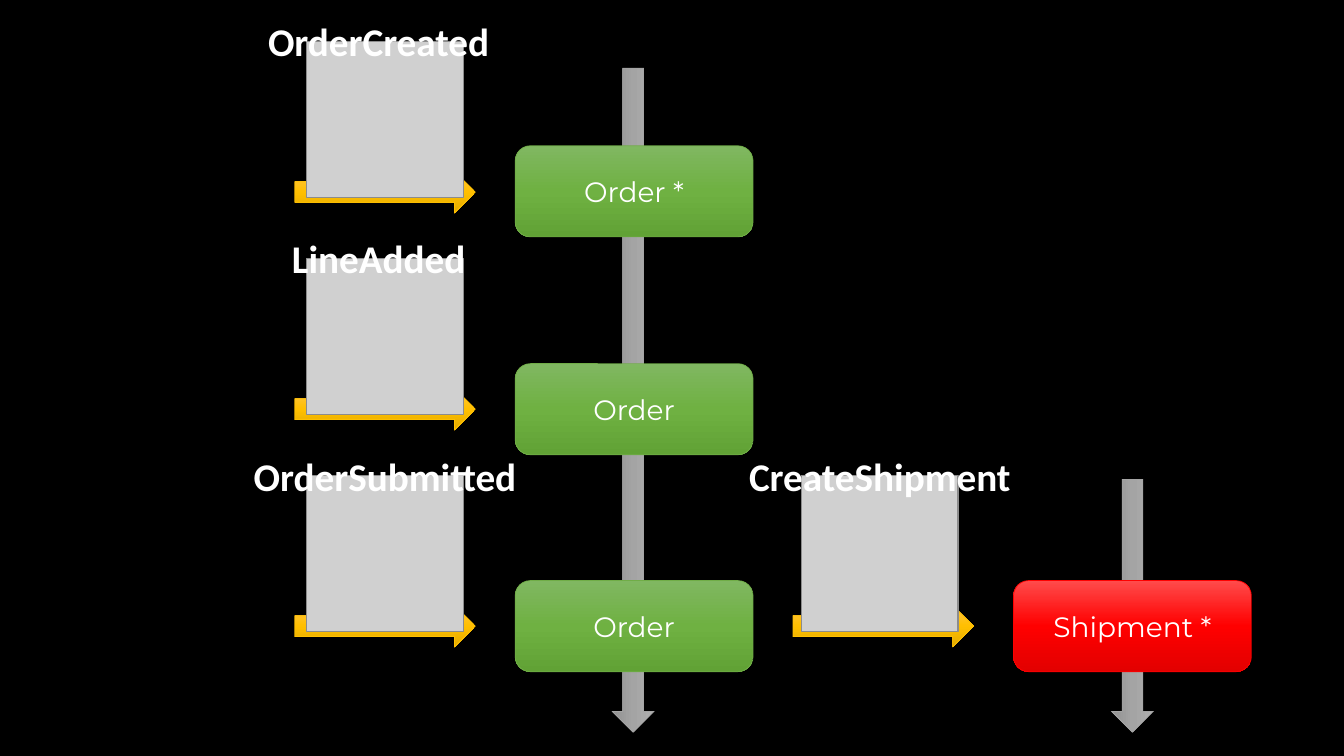
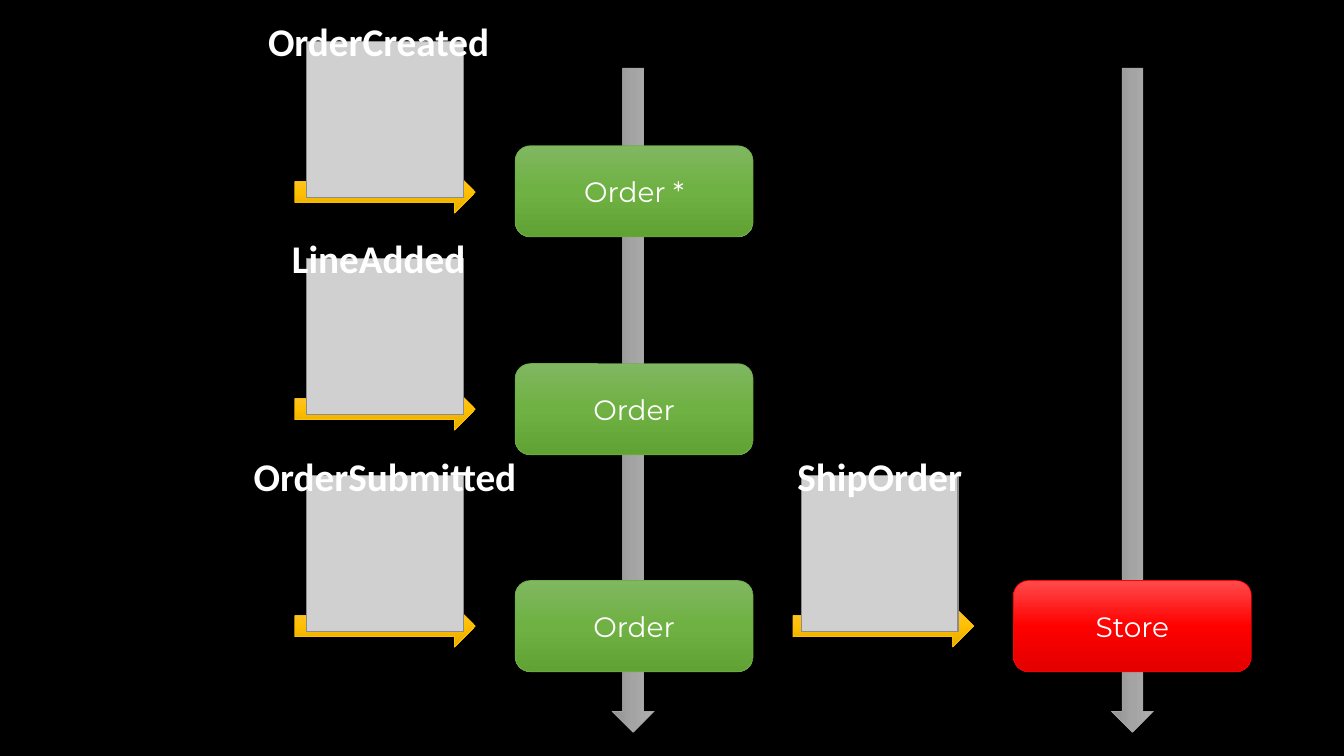
Before and after one commit to SzymonPobiega/EventDrivenServices, a slide deck: slide 9 of docs/images.pptx (slide 10 before the commit). Drawn at 1344x756 pixels with LibreOffice and Linux fonts; fonts in the diff are those of the drawing; grey boxes stand for pictures. Boxes give left, top, right and bottom in pixels: in the first picture for what was removed or moved away, otherwise in the second. Text is boxed around its words. In the diff, an @@ line names an element or a change of style, - is before the commit and + after.

```diff
--- a/docs/images.pptx
+++ b/docs/images.pptx
@@ right arrow: place and size @@
-right arrow at (1112, 480, 1153, 733)
+right arrow at (1112, 69, 1153, 733)
@@ text at (797, 458, 962, 501): text changed @@
-CreateShipment
+ShipOrder
@@ text in rounded rectangle at (1096, 617, 1169, 637): text changed @@
-Shipment *
+Store
```
Also in this commit, not shown: 4 other slides changed, 4 slides added, 2 slides removed, 17 other files.
